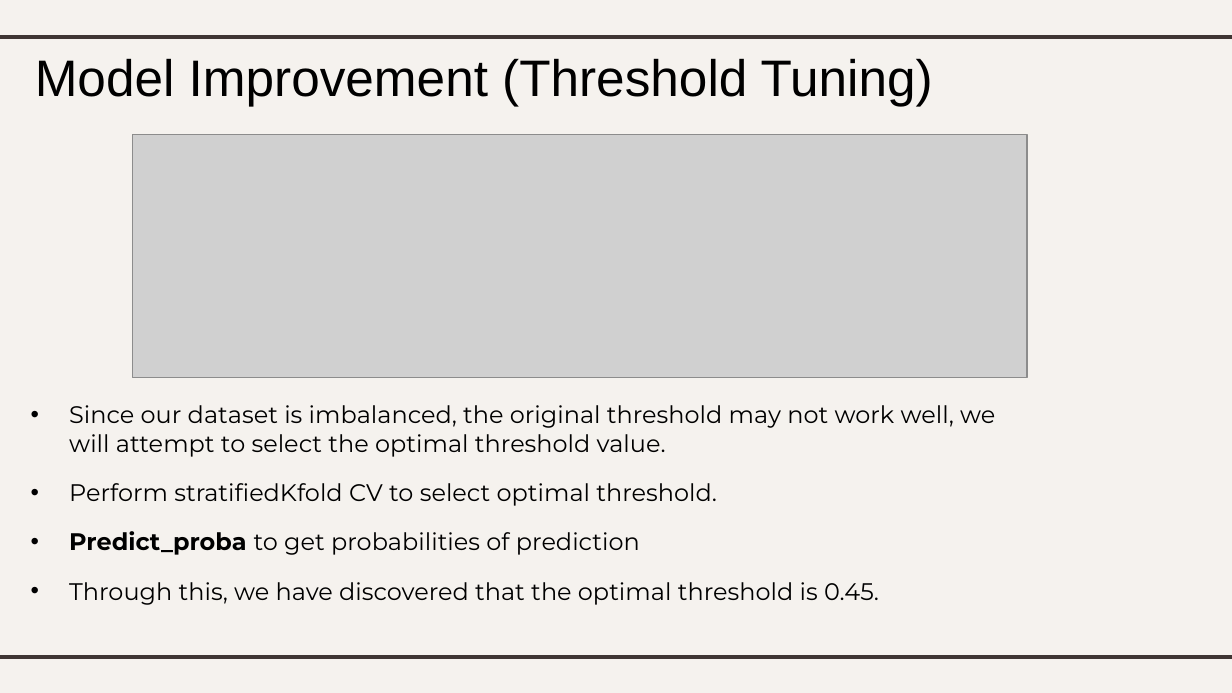
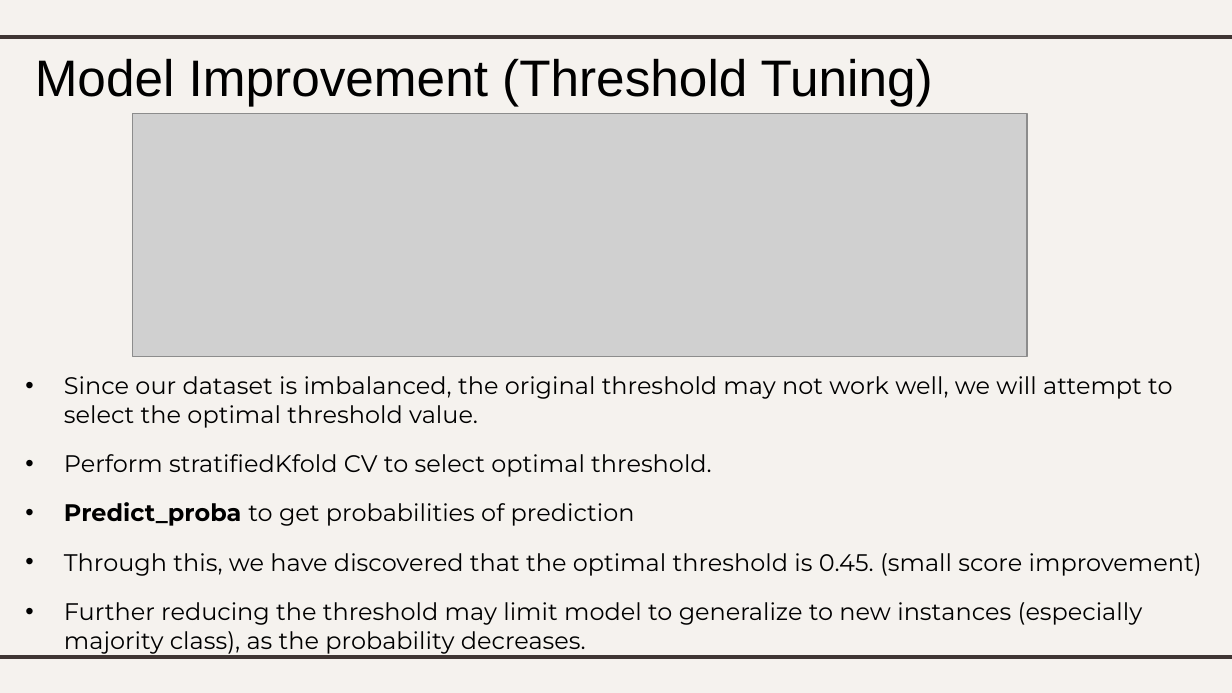
Before and after one commit to lhurr/Machine-Learning, a slide deck: slide 21 of DAAA2A02-2112589-LimHur-Classification.pptx (slide 20 before the commit). Drawn at 1232x693 pixels with LibreOffice and Linux fonts; fonts in the diff are those of the drawing; grey boxes stand for pictures. Boxes give left, top, right and bottom in pixels: in the first picture for what was removed or moved away, otherwise in the second. Text is boxed around its words. In the diff, an @@ line names an element or a change of style, - is before the commit and + after.

```diff
--- a/DAAA2A02-2112589-LimHur-Classification.pptx
+++ b/DAAA2A02-2112589-LimHur-Classification.pptx
@@ picture: place and size @@
-picture at <box>133,134,1027,377</box>
+picture at <box>133,113,1027,356</box>
@@ subtitle "Since our dataset is imbalanced, ...": place and size @@
-subtitle "Since our dataset is imbalanced, ..." at <box>69,405,995,605</box>
+subtitle "Since our dataset is imbalanced, ..." at <box>64,376,1202,654</box>
@@ subtitle at <box>64,553,1202,654</box>: text changed @@
-• Through this, we have discovered that the optimal threshold is 0.45.
+• Through this, we have discovered that the optimal threshold is 0.45. (small score improvement)
+• Further reducing the threshold may limit model to generalize to new instances (especially majority class), as the probability decreases.
```
Also in this commit, not shown: 12 other slides changed, 1 slide added, 1 other file.
